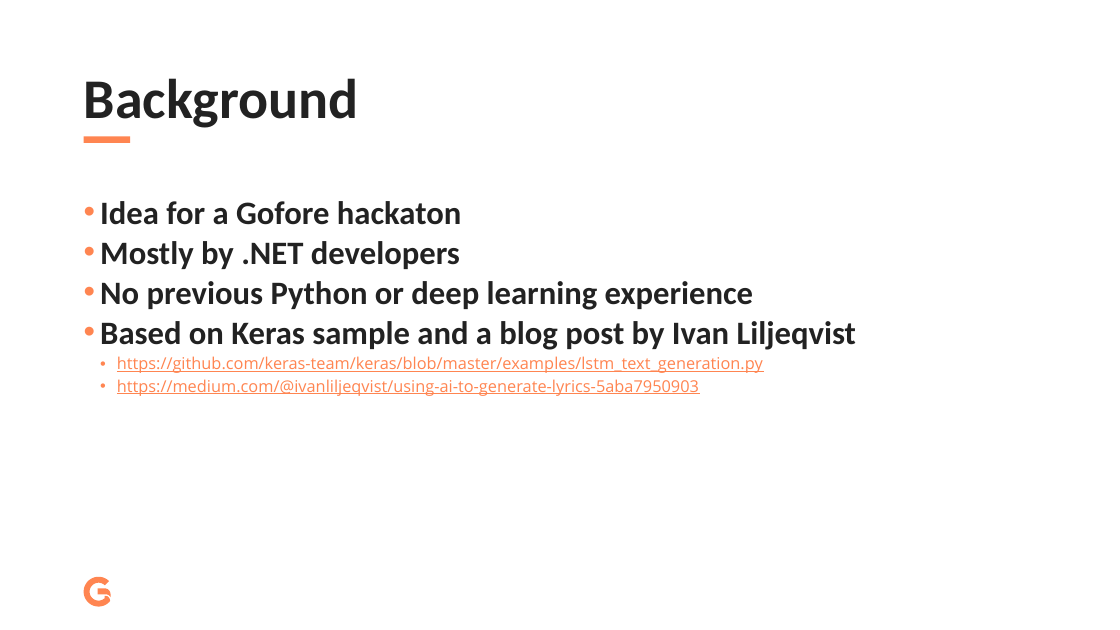
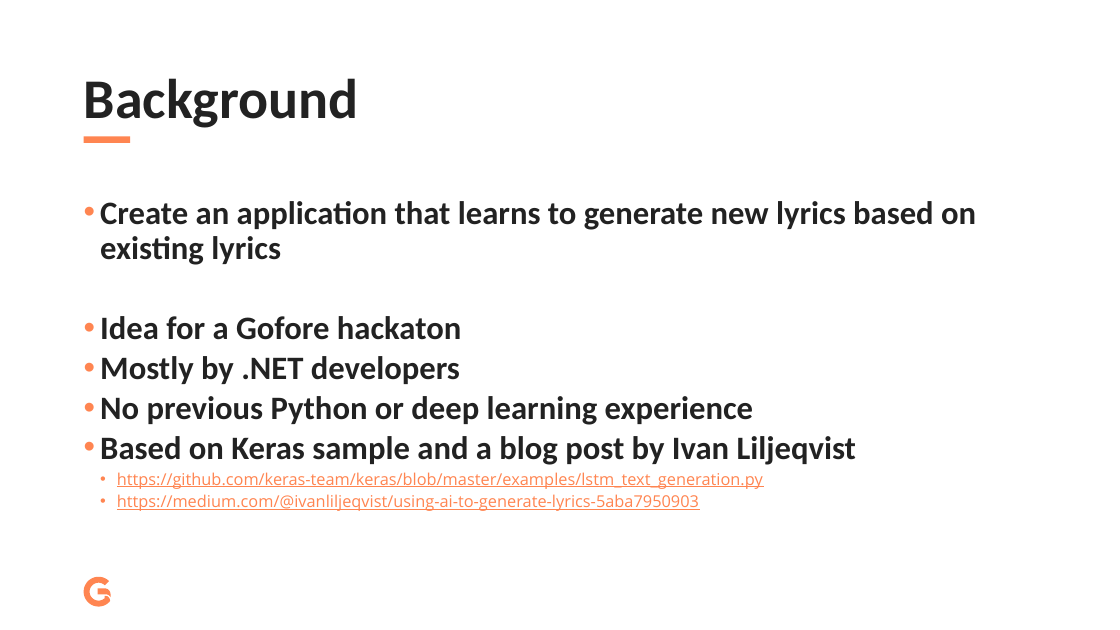
Before and after one commit to antsim/sausage-ai, a slide deck: slide 2 of presentation.pptx. Drawn at 1120x630 pixels with LibreOffice and Linux fonts; fonts in the diff are those of the drawing. Boxes give left, top, right and bottom in pixels: in the first picture for what was removed or moved away, otherwise in the second. Text is boxed around its words. In the diff, an @@ line names an element or a change of style, - is before the commit and + after.

```diff
--- a/presentation.pptx
+++ b/presentation.pptx
@@ text at (100, 201, 976, 265): paragraph added @@
+• Create an application that learns to generate new lyrics based on existing lyrics
```
Also in this commit, not shown: 1 other slide changed, 1 other file.
